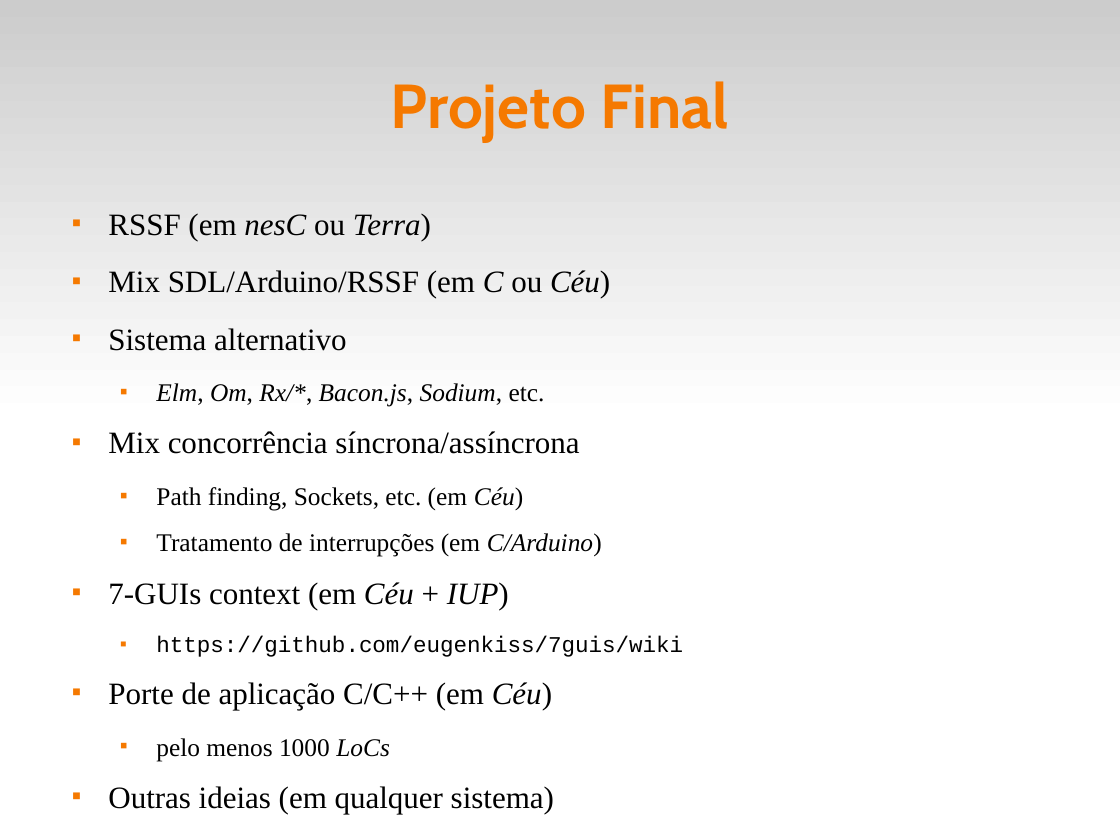
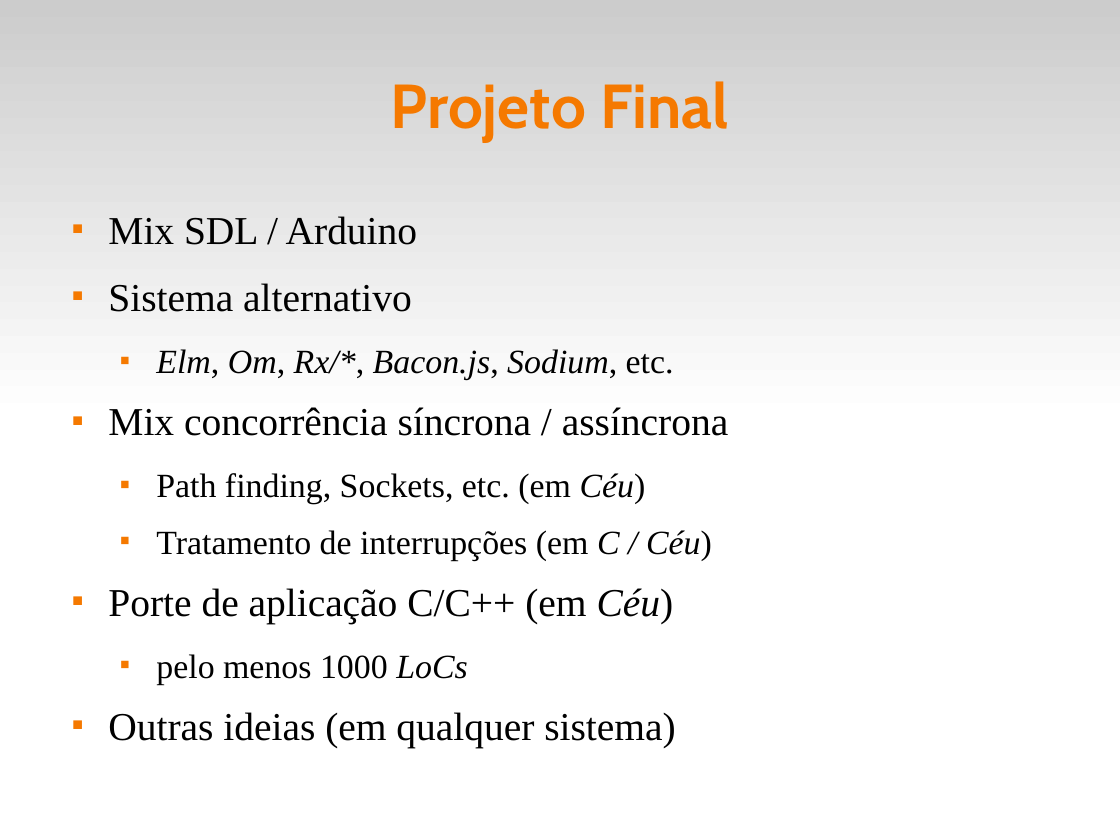
Before and after one commit to fsantanna-uerj/reativos, a slide deck: slide 11 of slides/00_intro.odp. Drawn at 1120x840 pixels with LibreOffice and Linux fonts; fonts in the diff are those of the drawing. Boxes give left, top, right and bottom in pixels: in the first picture for what was removed or moved away, otherwise in the second. Text is boxed around its words. In the diff, an @@ line names an element or a change of style, - is before the commit and + after.

```diff
--- a/slides/00_intro.odp
+++ b/slides/00_intro.odp
@@ text at <box>108,216,418,245</box>: text changed; size 22 to 28 pt @@
-■ RSSF (em nesC ou Terra)
-■ Mix SDL/Arduino/RSSF (em C ou Céu)
+■ Mix SDL / Arduino
@@ text at <box>108,283,675,748</box>: size 22 to 28 pt in "Sistema alternativo", "Porte de aplicação C/C++ (em Céu)", "Outras ideias (em qualquer sistema)"; size 18 to 24 pt in "Elm, Om, Rx/*, Bacon.js, Sodium, etc.", "Path finding, Sockets, etc. (em Céu)", "pelo menos 1000 LoCs" @@
@@ text at <box>108,407,729,436</box>: text changed; size 22 to 28 pt @@
-■ Mix concorrência síncrona/assíncrona
+■ Mix concorrência síncrona / assíncrona
@@ text at <box>156,530,712,561</box>: text changed; size 16 to 24 pt @@
-  ■ Tratamento de interrupções (em C/Arduino)
-■ 7-GUIs context (em Céu + IUP)
-  ■ https://github.com/eugenkiss/7guis/wiki
+  ■ Tratamento de interrupções (em C / Céu)
```
Also in this commit, not shown: 4 other slides changed, 2 slides added, 1 slide removed, 4 other files.
